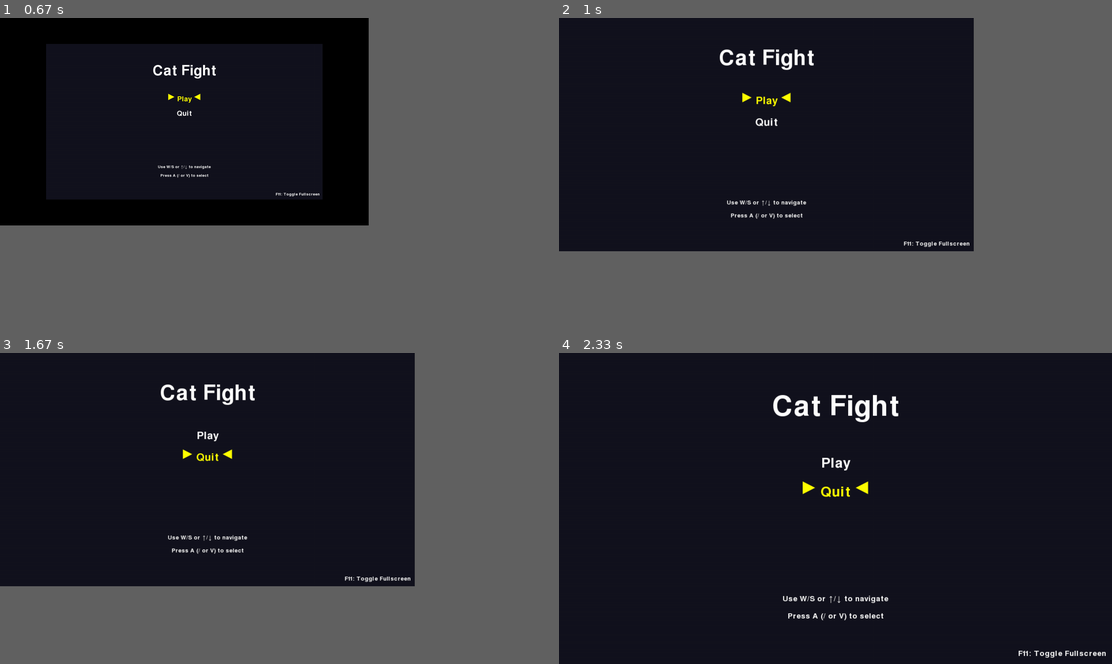
Above: before the commit, frames 1-4 (two rows, left to right).
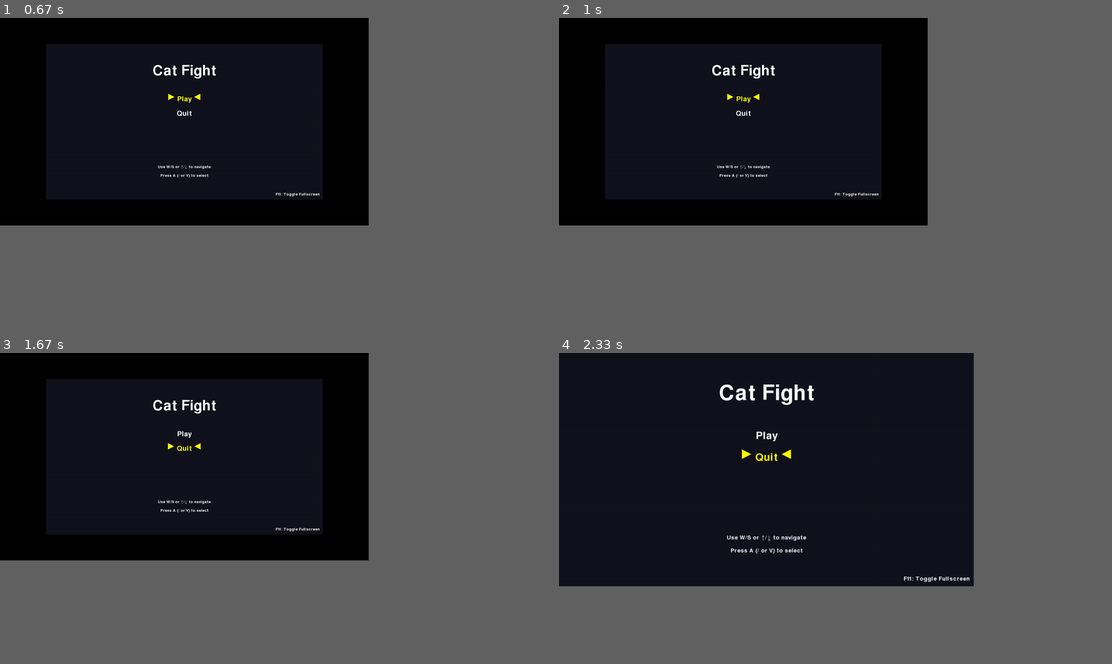
Above: after the commit, the same moments.

Repository: avidrucker/pycats
Game: pygame game, started from pycats/game.py
Two runs of this game, one before a commit and one after it. Both use one fixed random seed, a clock stepped at 60 frames per second and the inputs below.
Inputs:
- Up to frame 1 (0.67 s): hold F11 from 0.33 s (still down); hold Right from 0.33 s (still down)
- Up to frame 2 (1 s): release F11 at 0.8 s; release Right at 0.8 s; hold F10 from 0.83 s (still down); hold Right from 0.83 s (still down)
- Up to frame 3 (1.67 s): release F10 at 1.3 s; release Right at 1.3 s; tap W at 1.33 s
- Up to frame 4 (2.33 s): hold Esc 1.67-2.13 s; hold F10 from 2.17 s (still down)
In our replay, in frame 2 the window is 1350x759 before the commit and 1200x675 after it. These sizes can differ from the game's own. Grey fills any space a smaller window leaves; there, only what the larger window draws over its background counts as a difference.

Frame 1 is identical in both runs. In frame 2, 21% of the frame differs, in the area x 0-75%, y 0-74%; in frame 3, 21%; in frame 4, 2.4%.

Commit message:
feat(display): in-fullscreen zoom — cycle 960x540 magnification, stay fullscreen (#85)
F10 while fullscreen now cycles the magnification of the game view in place
(fit -> 1x -> 1.5x -> 2x -> 2.5x -> fit) WITHOUT dropping to a window: the
window stays full-monitor and the 960x540 view grows/shrinks, centred and
letterboxed. (Windowed F10 keeps its #82 window-resize behaviour.)

- display.fit_scale(): largest crisp integer scale that fits the monitor (the
  current auto "fit"), falling back to fractional on sub-base displays.
- display.clamp_scale(): reduces a chosen preset so base*scale never exceeds the
  monitor — the whole stage (and KO/blast bounds) always stays on-screen; we
  never crop. On a 1080p monitor 2.5x clamps to 2x; on 1440p it stays 2.5x.
- display.FULLSCREEN_ZOOM_PRESETS = ("fit", 1x, 1.5x, 2x, 2.5x); cycled via the
  existing cycle_preset.
- game.py: new set_fullscreen_zoom() sets scale_factor + centring offsets and
  stays fullscreen; the fullscreen present path and both entry points now route
  through the tested display helpers, removing three copies of duplicated inline
  fit/scale math. Fractional zooms now smoothscale (was nearest).
- Mode-aware hint: "F10: Fullscreen Zoom" vs "F10: Window Size".
- 11 new tests (fit/clamp across monitor sizes, zoom-cycle incl. "fit"/wrap);
  full suite 247 passed. Headless check confirms no-crop + centred across
  1080p/1440p/1366x768/800x480. Sim and goldens unaffected (960x540 sim;
  only the present blit changes).

Closes #85

Co-Authored-By: Claude Opus 4.8 (1M context) <noreply@anthropic.com>

Diff:
--- a/pycats/display.py
+++ b/pycats/display.py
@@ -15,6 +15,32 @@
 # Selectable windowed-scale presets (multiples of the 960x540 base). Integer
 # steps (1x, 2x) are pixel-crisp; fractional steps (1.5x, 2.5x) are smooth-scaled.
 WINDOWED_SCALE_PRESETS = (1.0, 1.5, 2.0, 2.5)
+
+# Fullscreen magnification cycle (#85): the game view is drawn at this zoom and
+# centred (letterboxed) inside the full-monitor window. "fit" is the auto crisp
+# max-fit; the numeric presets are clamped to what the monitor can show.
+FULLSCREEN_ZOOM_PRESETS = ("fit", 1.0, 1.5, 2.0, 2.5)
+
+
+def fit_scale(display_size, base=(SCREEN_WIDTH, SCREEN_HEIGHT)):
+    """Largest scale that fits `base` inside `display_size`, preferring a crisp
+    whole-number multiple. If no integer >= 1 fits (display smaller than base on
+    some axis), fall back to the largest fractional scale that fits."""
+    dw, dh = display_size
+    base_w, base_h = base
+    max_int = min(dw // base_w, dh // base_h)
+    if max_int >= 1:
+        return float(max_int)
+    return min(dw / base_w, dh / base_h)
+
+
+def clamp_scale(scale, display_size, base=(SCREEN_WIDTH, SCREEN_HEIGHT)):
+    """`scale` reduced (never increased) so `base * scale` still fits inside
+    `display_size`. Keeps the chosen fractional value when it fits — only the
+    limiting axis can pull it down. Guarantees the full stage stays on-screen."""
+    dw, dh = display_size
+    base_w, base_h = base
+    return min(scale, dw / base_w, dh / base_h)
 
 
 def window_size_for(scale, base=(SCREEN_WIDTH, SCREEN_HEIGHT)):
--- a/pycats/game.py
+++ b/pycats/game.py
@@ -119,30 +119,20 @@
 
 # Current windowed-scale preset (1x by default; cycle with F10). See pycats.display.
 windowed_scale = display.WINDOWED_SCALE_PRESETS[0]
+# Current in-fullscreen magnification: "fit" (crisp auto max-fit) or a preset
+# float; cycle with F10 while fullscreen. See pycats.display (#85).
+fullscreen_zoom = "fit"
 
 if start_fullscreen:
     screen = pygame.display.set_mode((0, 0), pygame.FULLSCREEN)
     display_surface = screen
     game_surface = pygame.Surface((SCREEN_WIDTH, SCREEN_HEIGHT))
 
-    # Calculate scaling for fullscreen
-    screen_width, screen_height = screen.get_size()
-    scale_x = screen_width / SCREEN_WIDTH
-    scale_y = screen_height / SCREEN_HEIGHT
-
-    # For crisp scaling, prefer integer scale factors when possible
-    max_integer_scale = min(int(scale_x), int(scale_y))
-    if max_integer_scale >= 1:
-        # Use integer scaling for crisp pixels
-        scale_factor = float(max_integer_scale)
-    else:
-        # If screen is smaller than game resolution, use fractional scaling
-        scale_factor = min(scale_x, scale_y)
-
-    scaled_width = int(SCREEN_WIDTH * scale_factor)
-    scaled_height = int(SCREEN_HEIGHT * scale_factor)
-    offset_x = (screen_width - scaled_width) // 2
-    offset_y = (screen_height - scaled_height) // 2
+    # Default "fit" zoom, centred in the full-monitor window.
+    scale_factor = display.fit_scale(screen.get_size())
+    scaled_width, scaled_height = display.window_size_for(scale_factor)
+    offset_x = (screen.get_width() - scaled_width) // 2
+    offset_y = (screen.get_height() - scaled_height) // 2
 
     is_fullscreen = True
 else:
@@ -308,36 +298,12 @@
         is_fullscreen = False
         # print("Switched to windowed mode")
     else:
-        # Switch to fullscreen mode
+        # Switch to fullscreen at the default "fit" zoom; F10 cycles it in place.
         screen = pygame.display.set_mode((0, 0), pygame.FULLSCREEN)
         display_surface = screen
-
-        # Create a surface for rendering the game at original resolution
         game_surface = pygame.Surface((SCREEN_WIDTH, SCREEN_HEIGHT))
-
-        # Calculate scaling to fit the screen while maintaining aspect ratio
-        screen_width, screen_height = screen.get_size()
-        scale_x = screen_width / SCREEN_WIDTH
-        scale_y = screen_height / SCREEN_HEIGHT
-
-        # For crisp scaling, prefer integer scale factors when possible
-        max_integer_scale = min(int(scale_x), int(scale_y))
-        if max_integer_scale >= 1:
-            # Use integer scaling for crisp pixels
-            scale_factor = float(max_integer_scale)
-        else:
-            # If screen is smaller than game resolution, use fractional scaling
-            scale_factor = min(scale_x, scale_y)
-
-        # Calculate offset to center the scaled image
-        scaled_width = int(SCREEN_WIDTH * scale_factor)
-        scaled_height = int(SCREEN_HEIGHT * scale_factor)
-        offset_x = (screen_width - scaled_width) // 2
-        offset_y = (screen_height - scaled_height) // 2
-
         is_fullscreen = True
-        # print(f"Switched to fullscreen mode: {screen_width}x{screen_height}, scale: {scale_factor:.2f}")
-        # print(f"Using {'integer' if scale_factor == int(scale_factor) else 'fractional'} scaling")
+        set_fullscreen_zoom("fit")
 
 
 def set_windowed_scale(scale):
@@ -361,6 +327,27 @@
     is_fullscreen = False
 
 
+def set_fullscreen_zoom(choice):
+    """Set the in-fullscreen magnification of the 960x540 view, staying fullscreen.
+
+    `choice` is "fit" (crisp auto max-fit) or a preset float (1x/1.5x/2x/2.5x).
+    Numeric choices are clamped so the game never exceeds the monitor — the whole
+    stage (and its KO/blast bounds) always stays on-screen; we letterbox the rest.
+    Assumes the fullscreen display surface is already active (screen)."""
+    global scale_factor, offset_x, offset_y, fullscreen_zoom
+
+    fullscreen_zoom = choice
+    display_w, display_h = screen.get_size()
+    if choice == "fit":
+        scale_factor = display.fit_scale((display_w, display_h))
+    else:
+        scale_factor = display.clamp_scale(choice, (display_w, display_h))
+
+    scaled_w, scaled_h = display.window_size_for(scale_factor)
+    offset_x = (display_w - scaled_w) // 2
+    offset_y = (display_h - scaled_h) // 2
+
+
 def get_render_surface():
     """Get the surface to render the game onto (the offscreen 960x540 surface
     whenever we are scaling; the window itself at windowed 1x)."""
@@ -370,34 +357,13 @@
 def present_frame():
     """Present the rendered frame to the display."""
     if is_fullscreen:
-        # Clear the display surface
+        # Letterbox: clear, then draw the magnified 960x540 view centred. The
+        # zoom (scale_factor) is set by set_fullscreen_zoom; crisp at whole
+        # multiples, smoothscale at fractional zooms (see display.scale_surface).
         display_surface.fill((0, 0, 0))
-
-        # Scale and blit the game surface to the display using nearest-neighbor for crisp scaling
-        scaled_width = int(SCREEN_WIDTH * scale_factor)
-        scaled_height = int(SCREEN_HEIGHT * scale_factor)
-
-        # For crisp pixel art scaling, we want to use integer scaling when possible
-        # and avoid sub-pixel positioning
-        if scale_factor >= 2.0 and scale_factor == int(scale_factor):
-            # Perfect integer scaling - use scale_by for best results
-            try:
-                scaled_surface = pygame.transform.scale_by(
-                    game_surface, int(scale_factor)
-                )
-            except AttributeError:
-                # Fallback for older pygame versions
-                scaled_surface = pygame.transform.scale(
-                    game_surface, (scaled_width, scaled_height)
-                )
-        else:
-            # For non-integer scaling, still use regular scale but with size adjustment
-            # to maintain crisp pixels as much as possible
-            scaled_surface = pygame.transform.scale(
-                game_surface, (scaled_width, scaled_height)
-            )
-
-        display_surface.blit(scaled_surface, (offset_x, offset_y))
+        display_surface.blit(
+            display.scale_surface(game_surface, scale_factor), (offset_x, offset_y)
+        )
 
     elif game_surface is not screen:
         # Windowed at >1x: scale the offscreen 960x540 surface up to fill the
@@ -476,9 +442,17 @@
                 # Allow ESC to exit fullscreen
                 toggle_fullscreen()
             elif ev.key == pygame.K_F10:
-                # Cycle windowed-scale presets (1x -> 1.5x -> 2x -> 2.5x -> 1x).
-                # Brings the game to windowed mode at the next preset.
-                set_windowed_scale(display.cycle_preset(windowed_scale))
+                if is_fullscreen:
+                    # Cycle the fullscreen magnification in place, staying
+                    # fullscreen (fit -> 1x -> 1.5x -> 2x -> 2.5x -> fit).
+                    set_fullscreen_zoom(
+                        display.cycle_preset(
+                            fullscreen_zoom, presets=display.FULLSCREEN_ZOOM_PRESETS
+                        )
+                    )
+                else:
+                    # Windowed: cycle the window-size presets (resizes the window).
+                    set_windowed_scale(display.cycle_preset(windowed_scale))
 
     # Update screen state manager
     screen_manager.update(frame_input)
@@ -515,8 +489,10 @@
         screen_manager.render(get_render_surface())
 
         # Draw fullscreen instructions on character select screen
-        fs_text = "F11: Toggle Fullscreen | F10: Window Size" + (
-            " | ESC: Exit Fullscreen" if is_fullscreen else ""
+        fs_text = (
+            "F11: Toggle Fullscreen | "
+            + ("F10: Fullscreen Zoom" if is_fullscreen else "F10: Window Size")
+            + (" | ESC: Exit Fullscreen" if is_fullscreen else "")
         )
         text_utils.render_text(
             get_render_surface(),
@@ -598,8 +574,10 @@
         )
 
         # Draw fullscreen instructions
-        fs_text = "F11: Toggle Fullscreen | F10: Window Size" + (
-            " | ESC: Exit Fullscreen" if is_fullscreen else ""
+        fs_text = (
+            "F11: Toggle Fullscreen | "
+            + ("F10: Fullscreen Zoom" if is_fullscreen else "F10: Window Size")
+            + (" | ESC: Exit Fullscreen" if is_fullscreen else "")
         )
         text_utils.render_text(
             render_surface,
--- a/tests/test_display_scaling.py
+++ b/tests/test_display_scaling.py
@@ -64,6 +64,47 @@
     assert display.cycle_preset(2.66) == display.WINDOWED_SCALE_PRESETS[0]
 
 
+@pytest.mark.parametrize(
+    "display_size, expected",
+    [
+        ((1920, 1080), 2.0),   # 1080p: clean 2x integer fit
+        ((2560, 1440), 2.0),   # 1440p: 2.66x possible, but fit prefers crisp 2x
+        ((1366, 768), 1.0),    # common laptop: only 1x fits as an integer
+        ((960, 540), 1.0),     # exactly the base
+    ],
+)
+def test_fit_scale_prefers_largest_integer_that_fits(display_size, expected):
+    assert display.fit_scale(display_size) == expected
+
+
+def test_fit_scale_falls_back_to_fractional_when_smaller_than_base():
+    # Display smaller than 960x540 in some axis: no integer >= 1 fits, so shrink
+    # to the largest fractional scale that fits (the limiting axis wins).
+    # 800/960 = 0.8333..., 480/540 = 0.8888... -> 0.8333...
+    assert display.fit_scale((800, 480)) == pytest.approx(800 / 960)
+
+
+@pytest.mark.parametrize(
+    "scale, display_size, expected",
+    [
+        (2.5, (1920, 1080), 2.0),   # 2.5x would overflow 1080p -> clamp to fit (2x)
+        (2.5, (2560, 1440), 2.5),   # 2.5x fits on 1440p -> unchanged
+        (1.0, (1920, 1080), 1.0),   # well within -> unchanged
+        (1.5, (1366, 768), pytest.approx(768 / 540)),  # clamp to the limiting axis
+    ],
+)
+def test_clamp_scale_never_exceeds_what_the_display_can_show(scale, display_size, expected):
+    assert display.clamp_scale(scale, display_size) == expected
+
+
+def test_fullscreen_zoom_cycle_includes_fit_and_wraps():
+    presets = display.FULLSCREEN_ZOOM_PRESETS
+    assert presets[0] == "fit"
+    assert display.cycle_preset("fit", presets=presets) == 1.0
+    assert display.cycle_preset(2.5, presets=presets) == "fit"  # wraps back to fit
+    assert display.cycle_preset(2.0, step=-1, presets=presets) == 1.5
+
+
 @pytest.mark.parametrize("scale", [1.0, 1.5, 2.0, 2.5])
 def test_scale_surface_produces_expected_dimensions(scale):
     import pygame
